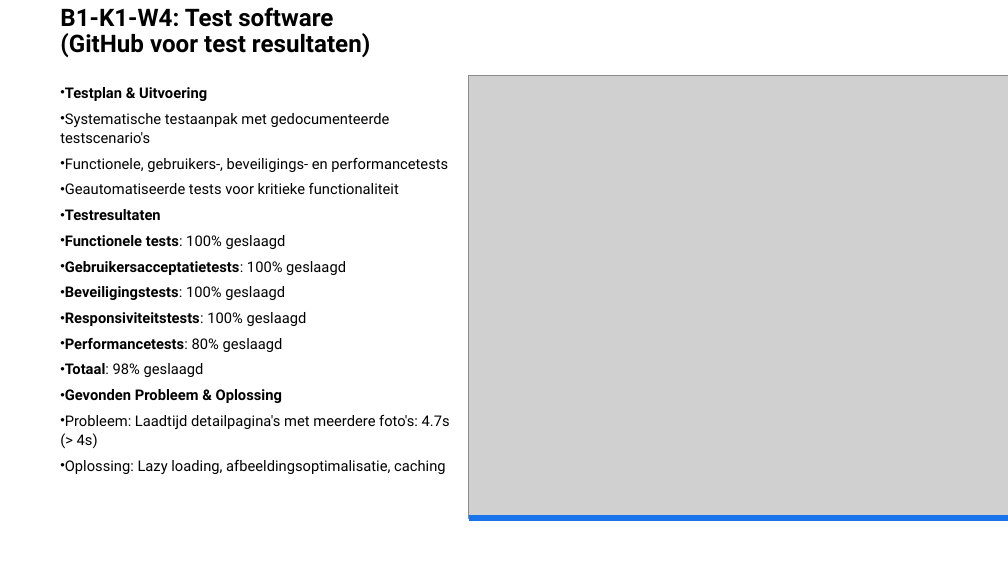
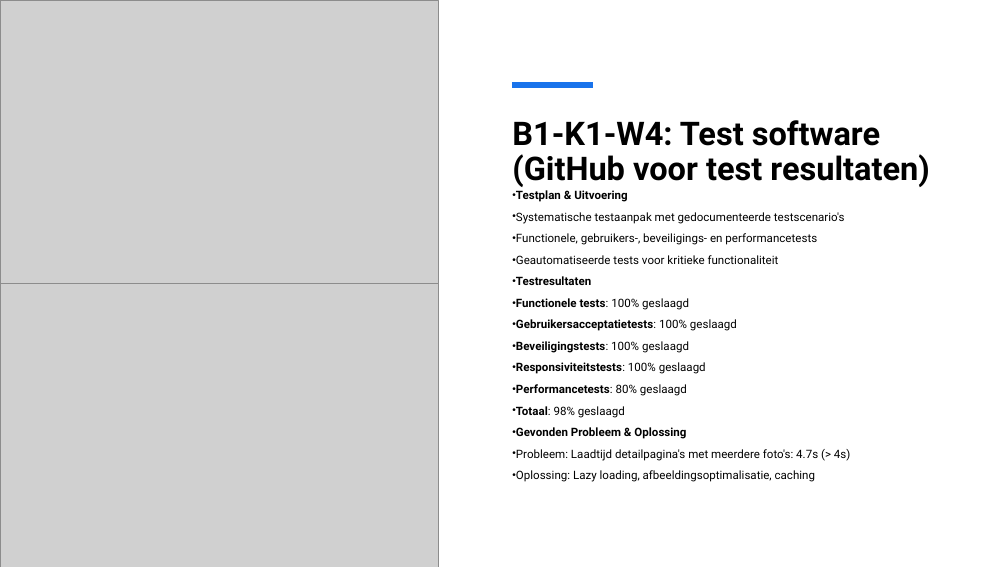
Before and after one commit to bonal58/Leroxexamen, a slide deck: slide 5 of documentation/presentatie examen berkay onal.pptx. Drawn at 1008x567 pixels with LibreOffice and Linux fonts; fonts in the diff are those of the drawing; grey boxes stand for pictures. Boxes give left, top, right and bottom in pixels: in the first picture for what was removed or moved away, otherwise in the second. Text is boxed around its words. In the diff, an @@ line names an element or a change of style, - is before the commit and + after.

```diff
--- a/documentation/presentatie examen berkay onal.pptx
+++ b/documentation/presentatie examen berkay onal.pptx
@@ picture resized from (x1=469, y1=76, x2=1008, y2=518) to (x1=0, y1=0, x2=439, y2=284) @@
@@ line added from (512, 85) to (593, 85), #1973EB 6 pt @@
@@ title "B1-K1-W4: Test software (GitHub voor ..." moved from (x1=60, y1=7, x2=370, y2=57) to (x1=512, y1=120, x2=929, y2=187) @@
@@ title "B1-K1-W4: Test software (GitHub voor ..." at (x1=512, y1=120, x2=929, y2=187): size 23 to 31 pt @@
@@ text "Testplan & Uitvoering" moved from (x1=60, y1=87, x2=450, y2=474) to (x1=516, y1=190, x2=850, y2=482) @@
@@ text "Testplan & Uitvoering" at (x1=516, y1=190, x2=850, y2=482): size 14 to 11 pt @@
@@ picture added at (x1=0, y1=284, x2=439, y2=567) @@
@@ line removed from (469, 518) to (1008, 518) @@
```
Also in this commit, not shown: 2 other slides changed, 4 other files.
